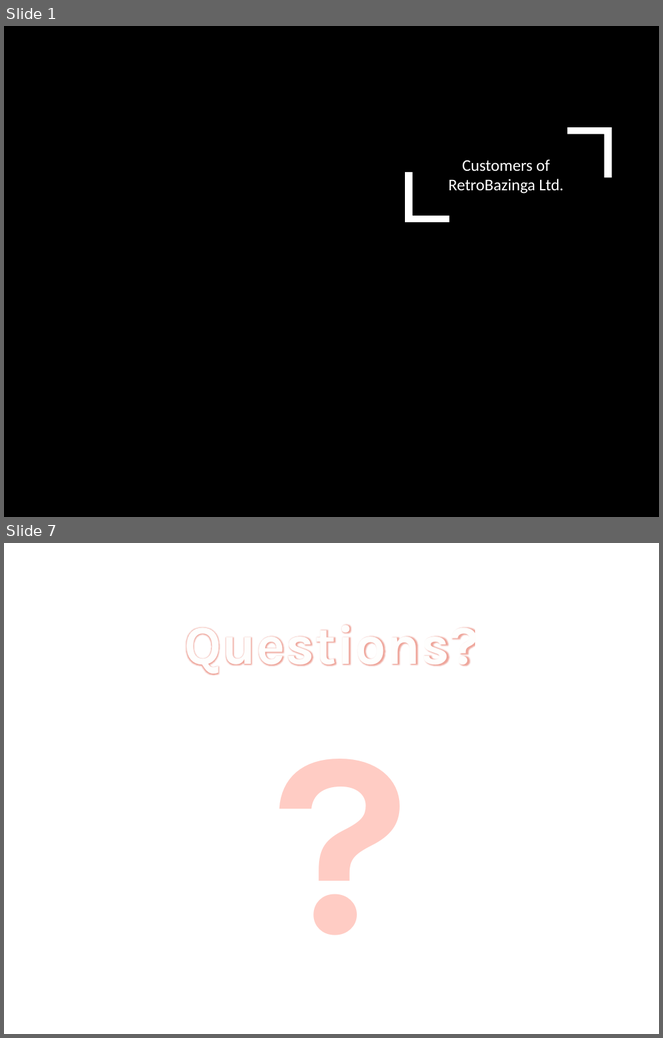
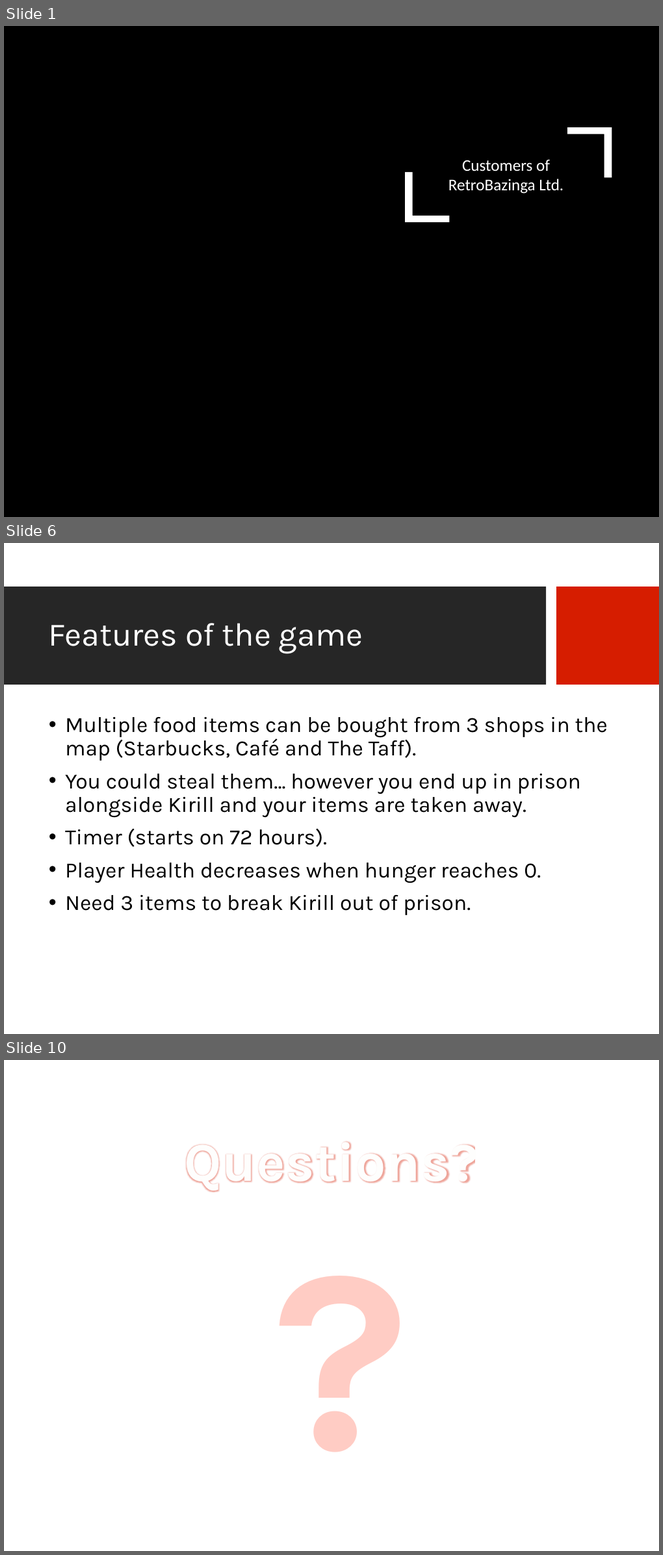
Before and after one commit to JGaslonde/3DaysToKirill, a slide deck: Pres_files/Game Plan.pptx. Shown one above the other, each under a label of ours: slides 1 and 7 before the commit, slides 1, 6 and 10 after it; the slides between them are not shown. The pictures are 663x1038 and 663x1555 pixels, drawn with LibreOffice and Linux fonts; fonts in the diff are those of the drawing; background and template pictures are left out. Boxes give left, top, right and bottom in pixels: in the first picture for what was removed or moved away, otherwise in the second. Text is boxed around its words. In the diff, an @@ line names an element or a change of style, - is before the commit and + after.

```diff
--- a/Pres_files/Game Plan.pptx
+++ b/Pres_files/Game Plan.pptx
@@ slide 6 added at <box>4,543,659,1034</box>, background picture (left out) @@
@@ rectangle added at <box>4,587,547,685</box>, fill #262626 @@
@@ rectangle added at <box>556,587,659,685</box>, fill #D61D00 @@
@@ title added at <box>49,623,363,654</box>, 36 pt, text #FFFFFF @@
+Features of the game
@@ text added at <box>65,717,608,915</box>, 24 pt, text #000000 @@
+• Multiple food items can be bought from 3 shops in the map (Starbucks, Café and The Taff).
+• You could steal them… however you end up in prison alongside Kirill and your items are taken away.
+• Timer (starts on 72 hours).
+• Player Health decreases when hunger reaches 0.
+• Need 3 items to break Kirill out of prison.
@@ what was slide 7 is now slide 10 @@
```
Also in this commit, not shown: 3 slides changed, 4 other slides added, 2 slides removed.
